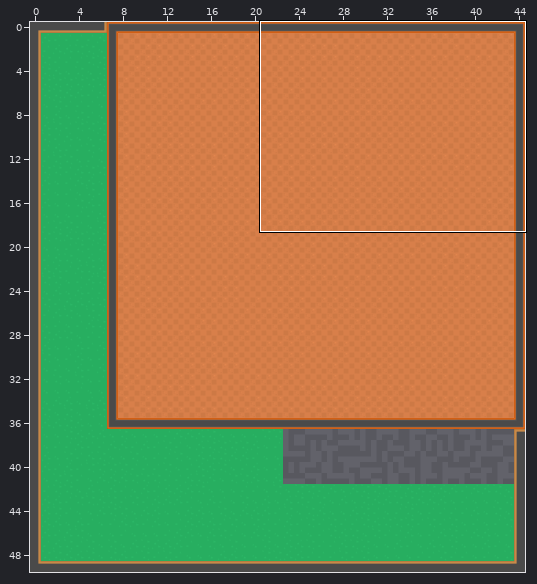
Tiled map: maps/Bottom.tmx. The picture above shows the old version from afar; the outline marks the close-up.
Close-up. Before the commit:
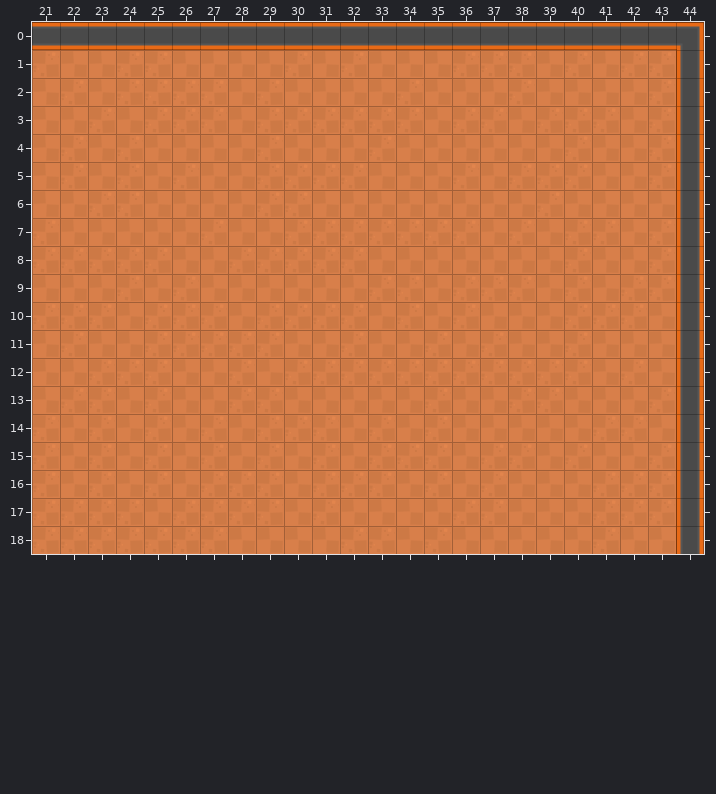
Cells are 64x64 px. Shown: x 21..44, y 0..18. The commit also changed other parts of the map, which this record leaves out.
Once edited:
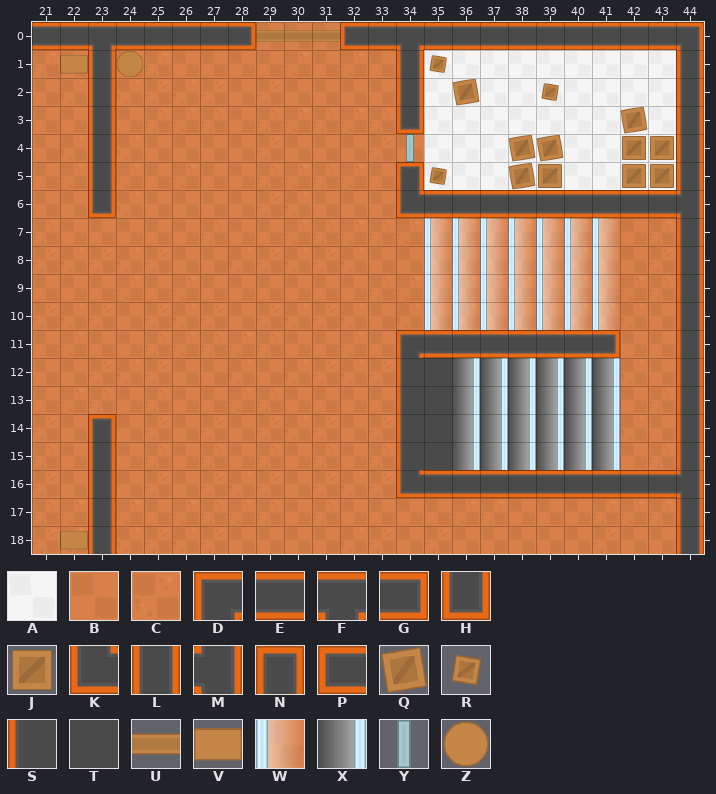
Key: from "spritesheet_tiles": A 11, B 12, C 13, D 108, E 110, F 111, G 113, H 114, J 128, K 135, L 137, M 139, N 140, P 141, Q 155, R 156, S 166, T 168, U 467, V 483, W 490, X 491, Y 499, Z 505.
_ is an empty cell.
Tiles of an added or newly shown layer are drawn over the layers below it.
See-through tiles are keyed as they look on the map.
Change:
Layer "1" (removed):
y 0: x 23 E -> _; x 28..32 EEEEE -> _____; x 34 E -> _
y 1: x 22..24 BBC -> ___; x 34..43 BBCCCBCBCC -> __________
y 2: x 23 B -> _; x 34..43 CBBBCBBBBC -> __________
y 3: x 23 C -> _; x 34..43 CBCCBCCCBC -> __________
y 4: x 23 B -> _; x 34..43 BBBBBBCBBC -> __________
y 5: x 23 B -> _; x 34..43 BBCBCCCBBC -> __________
y 6: x 23 C -> _; x 34..44 BBBBBCBBBBL -> ___________
y 7: x 35..41 CCBCBCC -> _______
y 8: x 35..41 BBBBBCB -> _______
y 9: x 35..41 BCCCBCB -> _______
y 10: x 35..41 BCBBBCC -> _______
y 11: x 34..41 BCBCBBCB -> ________
y 12: x 34..41 CCCCCCCB -> ________
y 13: x 34..41 BCBBCCBB -> ________
y 14: x 23 C -> _; x 34..41 BCBBBBBC -> ________
y 15: x 23 C -> _; x 34..41 CCBCCBCB -> ________
y 16: x 23 C -> _; x 34..44 BCBCBBBCCCL -> ___________
y 17: x 23 C -> _
y 18: x 22..23 CC -> __
Layer "Tiles" (added):
y 0: x 29..31 ___ -> BBB
y 1: x 22 _ -> B; x 24 _ -> C; x 35..43 _________ -> AAAAAAAAA
y 2..3: x 35..43 _________ -> AAAAAAAAA
y 4: x 34..43 __________ -> BAAAAAAAAA
y 5: x 35..43 _________ -> AAAAAAAAA
y 7: x 35..41 _______ -> CCBCBCC
y 8: x 35..41 _______ -> BBBBBCB
y 9: x 35..41 _______ -> BCCCBCB
y 10: x 35..41 _______ -> BCBBBCC
y 18: x 22 _ -> C
Layer "IndoorWalls" (added):
y 0: x 23 _ -> F; x 28..32 _____ -> GUUUP; x 34 _ -> F
y 1..2: x 23 _ -> L; x 34 _ -> L
y 3: x 23 _ -> L; x 34 _ -> H
y 4: x 23 _ -> L; x 34 _ -> Y
y 5: x 23 _ -> L; x 34 _ -> N
y 6: x 23 _ -> H; x 34..44 ___________ -> KEEEEEEEEEM
y 11: x 34..41 ________ -> DEEEEEEG
y 12..13: x 34..41 ________ -> STTTTTTT
y 14: x 23 _ -> N; x 34..41 ________ -> STTTTTTT
y 15: x 23 _ -> L; x 34..41 ________ -> STTTTTTT
y 16: x 23 _ -> L; x 34..44 ___________ -> KEEEEEEEEEM
y 17..18: x 23 _ -> L
Layer "AboveTiles" (added):
y 1: x 22 _ -> V; x 24 _ -> Z
y 7..10: x 35..41 _______ -> WWWWWWW
y 12..15: x 36..41 ______ -> XXXXXX
y 18: x 22 _ -> V
Layer "AboveAbove" (added):
y 1: x 35 _ -> R
y 2: x 36 _ -> Q; x 39 _ -> R
y 3: x 42 _ -> Q
y 4: x 38..39 __ -> QQ; x 42..43 __ -> JJ
y 5: x 35 _ -> R; x 38..39 __ -> QJ; x 42..43 __ -> JJ
Where, in picture pixels (left, top, right, bottom), the same in both close-ups:
changed: (60, 44, 143, 218)
changed: (250, 22, 346, 50)
changed: (396, 44, 682, 498)
changed: (60, 414, 116, 554)
